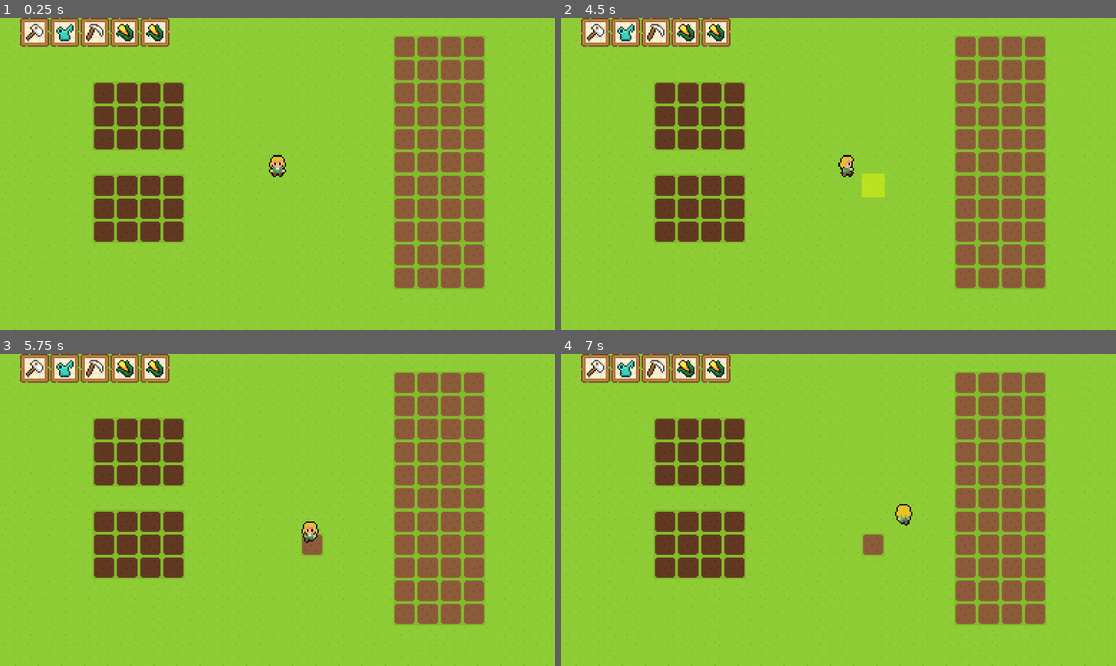
Above: before the commit, frames 1-4 (two rows, left to right).
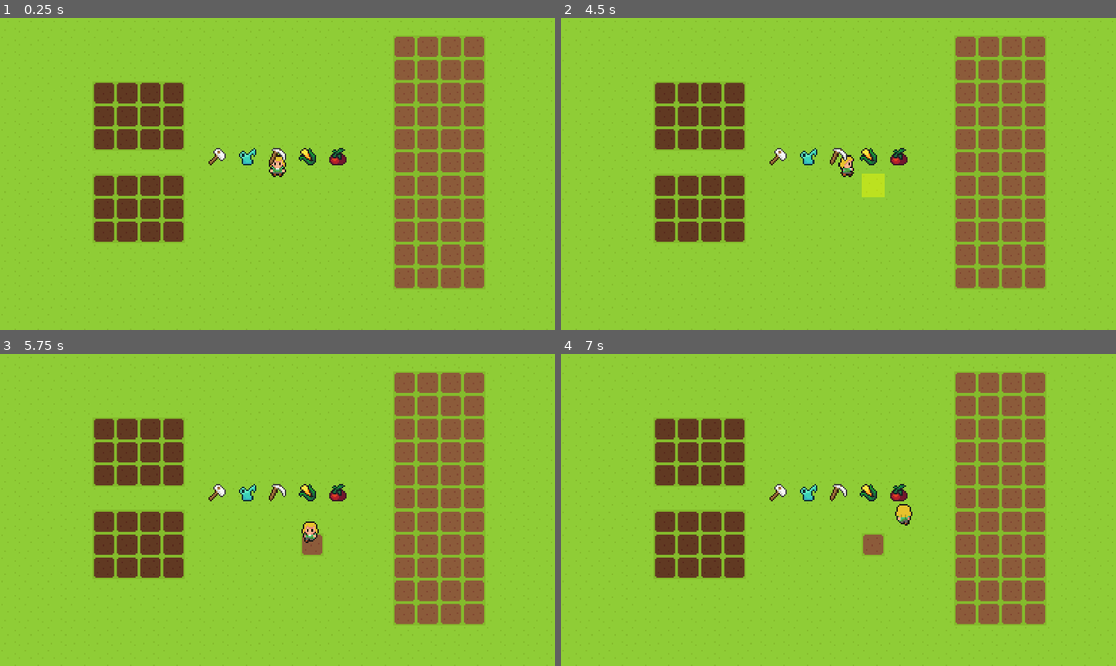
Above: after the commit, the same moments.

Repository: joshbarros/godot-farmingrpg-game
Game: Godot game, scene res://Scenes/main.tscn
The game is run twice, just before and just after one commit, with the same random seed, the same clock (stepped at 60 frames per second) and the same inputs.
Inputs (mouse positions are in pixels of both pictures, inside the frame that each line leads up to; where the layout moved, square brackets give the same spot in the first picture):
- Up to frame 1 (0.25 s): no input
- Up to frame 2 (4.5 s): click (777, 155) [594, 33] at 0.5 s; click (810, 155) [627, 33] at 1.25 s; click (838, 155) [655, 33] at 2 s; click (866, 155) [683, 33] at 2.75 s; click (899, 155) [716, 33] at 3.5 s; tap Enter (ui_accept) at 4.25 s; move the mouse to (960, 158) at 4.27 s; hold D (move_right) from 4.28 s (still down); tap E (interact) at 4.35 s
- Up to frame 3 (5.75 s): tap Enter (ui_accept) at 4.52, 5.27 s; move the mouse to (166, 525) at 5.02 s; release D (move_right) at 5.03 s; hold S (move_down) from 5.03 s (still down); tap E (interact) at 5.1 s
- Up to frame 4 (7 s): move the mouse to (894, 441) at 5.77 s; release S (move_down) at 5.78 s; hold D (move_right) 5.78-6.53 s; tap E (interact) at 5.85, 6.6 s; move the mouse to (810, 572) at 6.52 s; hold W (move_up) from 6.53 s (still down); tap Enter (ui_accept) at 6.77 s

The runs differ from the first frame. In frame 1, 2.9% of the frame differs, in the area x 3-63%, y 0-48%; in frame 2, 2.9%; in frame 3, 2.9%; in frame 4, 2.9%.

Commit message:
Fix tomato seed icon and align menu to bottom-center

Diff:
--- a/Scenes/main.tscn
+++ b/Scenes/main.tscn
@@ -14,6 +14,7 @@
 [ext_resource type="Texture2D" uid="uid://bysct6qdiaolh" path="res://Sprites/UI/Hoe_Icon.png" id="11_344ge"]
 [ext_resource type="Texture2D" uid="uid://b76a5c1simxjk" path="res://Sprites/UI/WaterBucket_Icon.png" id="12_344ge"]
 [ext_resource type="Texture2D" uid="uid://b64hl0ony4d68" path="res://Sprites/UI/Scythe_Icon.png" id="13_344ge"]
+[ext_resource type="Texture2D" uid="uid://cmbasfuts4u8v" path="res://Sprites/UI/TomatoSeed_Icon.png" id="14_344ge"]
 
 [sub_resource type="CapsuleShape2D" id="CapsuleShape2D_jjgbg"]
 radius = 6.0
@@ -223,8 +224,12 @@
 [node name="CanvasLayer" type="CanvasLayer" parent="."]
 
 [node name="HBoxContainer" type="HBoxContainer" parent="CanvasLayer"]
-offset_right = 657.0
-offset_bottom = 100.0
+anchor_right = 1.0
+anchor_bottom = 1.0
+offset_left = -300.0
+offset_top = -100.0
+offset_right = 300.0
+offset_bottom = -20.0
 alignment = 1
 
 [node name="HoeButton" type="TextureButton" parent="CanvasLayer/HBoxContainer"]
@@ -402,7 +407,7 @@
 offset_bottom = 30.0
 grow_horizontal = 2
 grow_vertical = 2
-texture = ExtResource("8_344ge")
+texture = ExtResource("14_344ge")
 
 [node name="QuantityText" type="Label" parent="CanvasLayer/HBoxContainer/TomatoSeedButton"]
 layout_mode = 1
Not shown: 1 places in Scenes/main.tscn that only renumber resources
